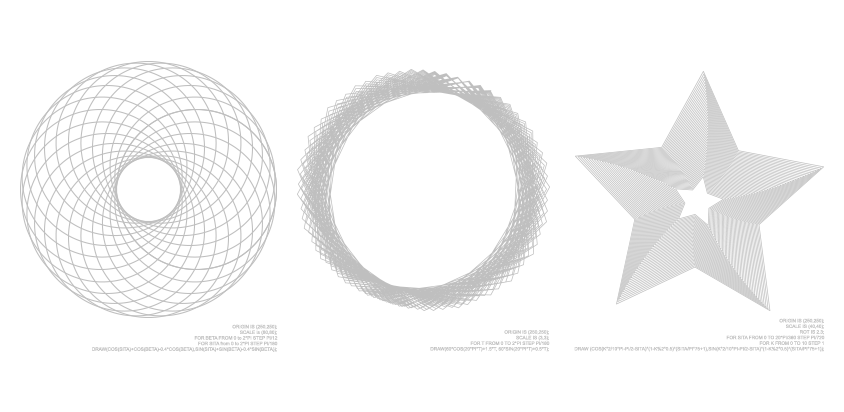
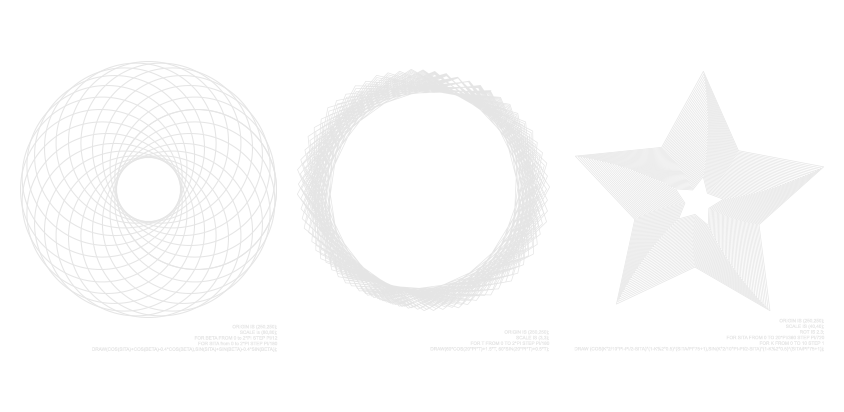
Layered file, before and after one edit (844 × 412). Changes by layer:
painted on "矢量智能对象" (1st of 3, in "组 2" › "组 1 拷贝 2") over [575, 71, 824, 311]
painted on "ORIGIN IS (250,250); SCALE IS (40,40); ROT IS 2.3;" over [574, 318, 825, 352]
painted on "矢量智能对象" (2nd of 3, in "组 2" › "组 1 拷贝") over [297, 69, 550, 311]
painted on "ORIGIN IS (250,250); SCALE IS (3,3); FOR T FROM 0 TO 2*" over [430, 330, 550, 352]
painted on "矢量智能对象" (3rd of 3, in "组 2" › "组 1") over [20, 61, 277, 318]
painted on "ORIGIN IS (250,250); SCALE is (80,80); FOR BETA FROM 0" over [92, 324, 278, 352]
